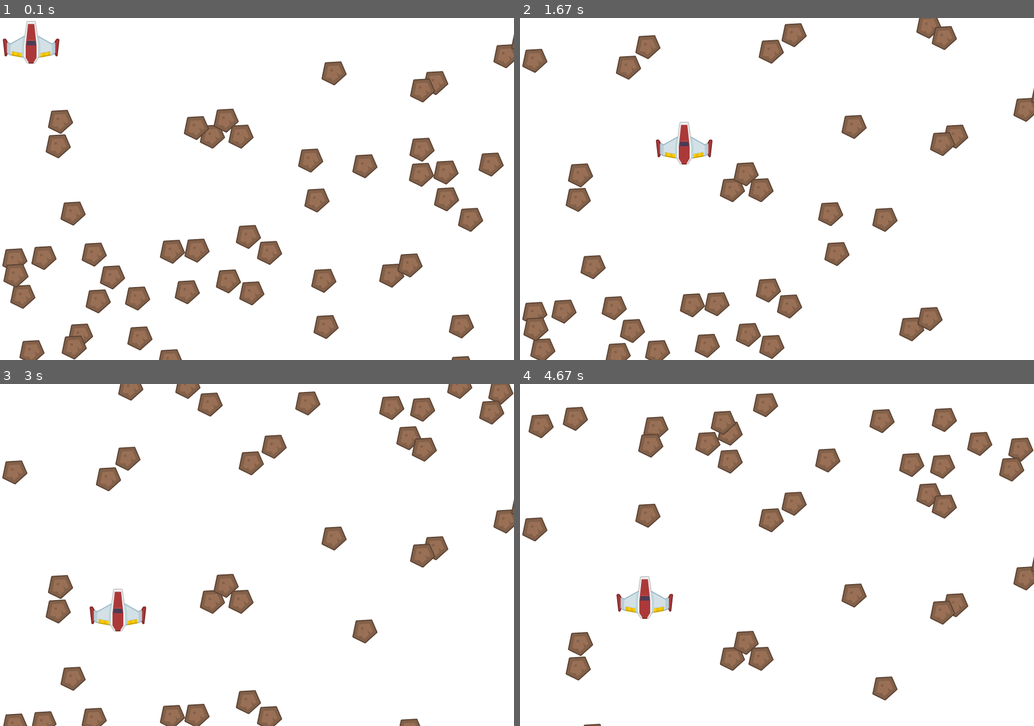
Above: before the commit, frames 1-4 (two rows, left to right).
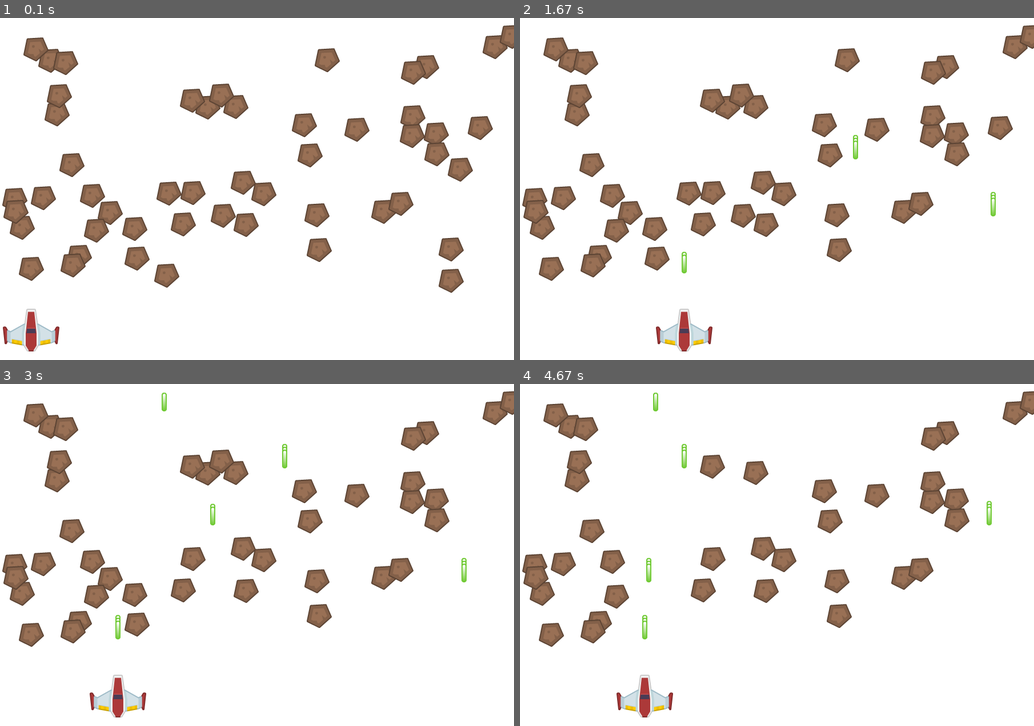
Above: after the commit, the same moments.

Repository: ErickMichellSalasLara/CursoPygame
Game: pygame game, started from Disparando.py
The game is run twice, just before and just after one commit, with the same random seed, the same clock (stepped at 60 frames per second) and the same inputs.
Inputs (mouse positions are in pixels of both pictures, inside the frame that each line leads up to):
- Up to frame 1 (0.1 s): no input
- Up to frame 2 (1.67 s): click (941, 178) at 0.38 s; click (828, 264) at 0.72 s; click (967, 308) at 1.05 s; click (653, 120) at 1.38 s
- Up to frame 3 (3 s): click (257, 596) at 1.72 s; click (185, 483) at 2.05 s; click (436, 643) at 2.38 s; click (87, 589) at 2.72 s
- Up to frame 4 (4.67 s): click (627, 490) at 3.05 s; click (653, 616) at 3.38 s; click (962, 633) at 3.72 s; click (622, 681) at 4.05 s; click (617, 575) at 4.38 s

The runs differ from the first frame. In frame 1, 22% of the frame differs, in the area x 0-100%, y 0-100%; in frame 2, 19%; in frame 3, 18%; in frame 4, 17%.

Commit message:
Add: Se agregaron aún más partes del curso

Diff:
--- a/Disparando.py
+++ b/Disparando.py
@@ -1,78 +1,87 @@
 import pygame, random
 
-WHITE = (255,255,255)
-BLACK = (0,0,0)
+class Player(pygame.sprite.Sprite):
+    def __init__(self):
+        super().__init__()
+        self.image = pygame.image.load("imagenes/player.png").convert_alpha()
+        self.rect = self.image.get_rect() # Posicionamiento del Sprite
 
-class Meteor(pygame.sprite.Sprite): #Se crea la clase de la moneda, usando una subclase de Sprite
-    def __init__(self): #Iniciamos la clase y la super clase
-        super().__init__()
-        self.image = pygame.image.load("imagenes/meteor.png").convert_alpha() #Se carga la imagen
-        self.rect =  self.image.get_rect() # Posicionamiento del Sprite
-        # Creamos un encapsulamiento del movimiento de la moneda, para que el codigo sea mas ordenado y limpio
-        # Este encapsulamiento hace que la moneda se mueva hacia abajo, simulando que esta cayendo
-    def update(self):
-        self.rect.y += 1
-
-        if self.rect.y > 600: #Si la moneda sale de la pantalla, se vuelve a posicionar en un lugar random arriba de la pantalla
-            self.rect.y = -20
-            self.rect.x = random.randrange(900)
-
-
-class Player(pygame.sprite.Sprite):
-    def __init__(self): #Iniciamos la clase y la super clase
-        super().__init__()
-        self.image = pygame.image.load("imagenes/player.png").convert_alpha() #Se carga la imagen
-        self.rect =  self.image.get_rect() # Posicionamiento del Sprite
-        # Creamos un encapsulamiento del movimiento del jugador, para que el codigo sea mas ordenado y limpio
     def update(self):
         mouse_pos = pygame.mouse.get_pos()
         self.rect.x = mouse_pos[0]
-        self.rect.y = mouse_pos[1]
+        self.rect.y = 510
 
+class Meteor(pygame.sprite.Sprite):
+    def __init__(self):
+        super().__init__()
+        self.image = pygame.image.load("imagenes/meteor.png").convert_alpha()
+        self.rect = self.image.get_rect() # Posicionamiento del Sprite
 
-pygame.init()
+class Laser(pygame.sprite.Sprite):
+    def __init__(self):
+        super().__init__()
+        self.image = pygame.image.load("imagenes/laser.png").convert_alpha()
+        self.rect = self.image.get_rect() # Posicionamiento del Sprite
 
-pygame.display.set_caption("Monedas cayendo") #Nombre de la ventana
-screen = pygame.display.set_mode([900,600])
-clock = pygame.time.Clock()
+    def update(self):
+        self.rect.y -= 5 #Entre más alto el número, más rápido va el láser
+
+# Definir colores
+BLACK = (0, 0, 0)
+WHITE = (255, 255, 255)
+
+pygame.init() #Aqui se inicializa la libreria de pygame
+size = (900, 600) #Aqui se define el tamaño de la pantalla
+
+clock = pygame.time.Clock() #Aqui se crea un reloj para controlar los frames por segundo
+screen = pygame.display.set_mode(size) #Aqui se crea la ventana con el tamaño definido anteriormente
 
 done = False
-
-background = pygame.image.load("imagenes/background.png").convert()
-
 score = 0
 
-''' Estas listas almacenan todos los Sprites que se creen '''
-all_sprite_list = pygame.sprite.Group()
-meteor_list = pygame.sprite.Group()
+laser_list = pygame.sprite.Group() #Se crea una lista para almacenar los láseres
+all_sprite_list = pygame.sprite.Group() #Se crea una lista para almacenar los sprites
+meteor_list = pygame.sprite.Group() #Se crea una lista para almacenar los meteoros
 
 for i in range(50):
-    meteorito = Meteor() #Se crean 50 instancias de Moneda
-    meteorito.rect.x = random.randrange(900) #Se posicionan en un lugar random
-    meteorito.rect.y = random.randrange(600)
+    meteor = Meteor()
+    meteor.rect.x = random.randrange(880) #Se posicionan en un lugar random
+    meteor.rect.y = random.randrange(450) #Se posicionan en un
 
-    meteor_list.add(meteorito)
-    all_sprite_list.add(meteorito)
+    meteor_list.add(meteor)
+    all_sprite_list.add(meteor)
 
-player = Player() #Se crea la variable del jugador y se iguala a la clase, la cual contiene las bases del jugador
-all_sprite_list.add(player) #Se añade el jugador a la lsta de todoos los sprites
+player = Player() #Se crea la instancia del jugador
+all_sprite_list.add(player) #Añadir el jugador a la lista de sprites
 
 while not done:
     for event in pygame.event.get():
         if event.type == pygame.QUIT:
             done = True
 
-    all_sprite_list.update() #Llamamos al metodo update de todos los sprites
+    if event.type == pygame.MOUSEBUTTONDOWN:
+        laser = Laser() #Se crea una instancia del láser
+        laser.rect.x = player.rect.x + 45 # Se posiciona el láser en la posición del jugador
+        laser.rect.y = player.rect.y - 20# Se posiciona el láser en la posición del jugador
 
-    meteor_hit_list = pygame.sprite.spritecollide(player, meteor_list, True) #Se detecta la colision entre el jugador y los meteoros, y se borra el meteorito al colisionar
+        all_sprite_list.add(laser) #Se añade el láser a la lista de sprites
+        laser_list.add(laser) #Se añade el láser a la lista de láseres
 
-    for meteorito in meteor_hit_list:
-        score += 1
-        print(score)
+    all_sprite_list.update() #Aqui se actualizan los sprites, en este caso solo el jugador
 
     screen.fill(WHITE)
+    all_sprite_list.draw(screen) #Aqui se dibujan todos los sprites en la pantalla
 
-    all_sprite_list.draw(screen) #Con un solo metodo ya se puede llegar a crear todo
+    for laser in laser_list:
+        meteor_hit_list = pygame.sprite.spritecollide(laser, meteor_list, True) #Se detecta la colision entre el láser y los meteoros, y se borra el meteoro al colisionar
+        for meteor in meteor_hit_list:
+            all_sprite_list.remove(laser) #Se borra el láser al colisionar
+            laser_list.remove(laser) #Se borra el láser de la lista de láseres
+            score += 1
+            print(score)
+        if laser.rect.y < -10: #Si el láser sale de la pantalla, se borra
+            all_sprite_list.remove(laser) #Se borra el láser al salir de la pantalla
+            laser_list.remove(laser) #Se borra el láser de la lista de láseres
 
     pygame.display.flip()
     clock.tick(60)
Binary file added: imagenes/laser.png
